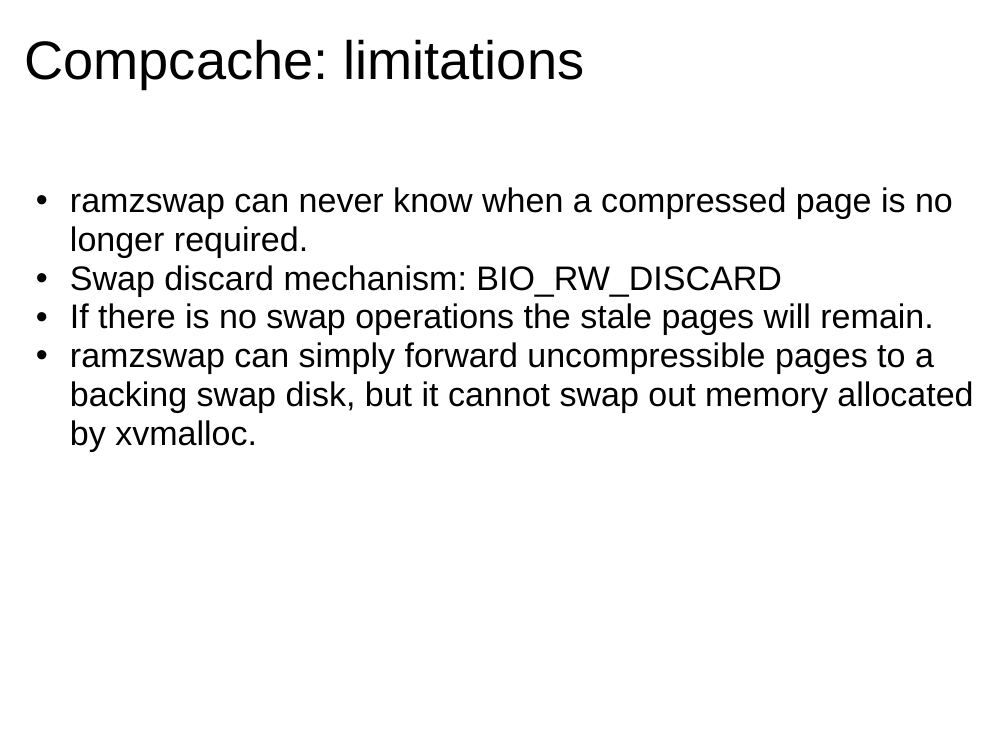
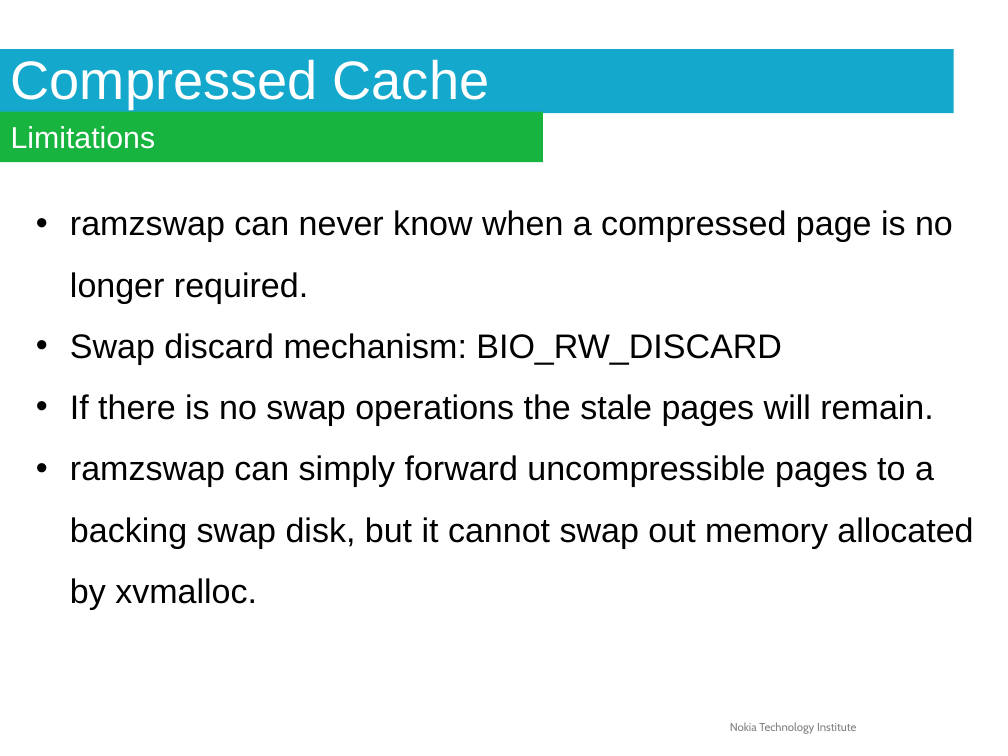
Before and after one commit to briglia/LinuxCon2011, a slide deck: slide 11 of linuxcon2011.odp (slide 10 before the commit). Drawn at 1008x756 pixels with LibreOffice and Linux fonts; fonts in the diff are those of the drawing; background and template pictures are left out. Boxes give left, top, right and bottom in pixels: in the first picture for what was removed or moved away, otherwise in the second. Text is boxed around its words. In the diff, an @@ line names an element or a change of style, - is before the commit and + after.

```diff
--- a/linuxcon2011.odp
+++ b/linuxcon2011.odp
@@ title added at (x1=0, y1=49, x2=954, y2=113), fill #14A8CC, 43 pt, text #FFFFFF @@
+Compressed Cache
@@ title removed at (x1=25, y1=39, x2=585, y2=89) @@
-Compcache: limitations
@@ rectangle added at (x1=0, y1=112, x2=543, y2=162), fill #17B53F, 24 pt, text #FFFFFF @@
+Limitations
@@ text "ramzswap can never know when ..." at (x1=70, y1=210, x2=973, y2=610): line spacing 0.95 to 1.5 @@
@@ text added at (x1=730, y1=722, x2=856, y2=734), 9 pt, text #7F7F7F @@
+Nokia Technology Institute
```
Also in this commit, not shown: 30 other slides changed, 1 slide added.
